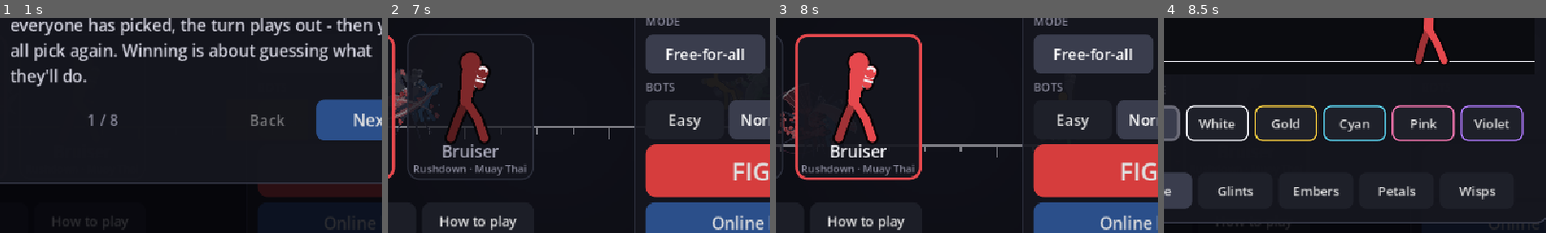
Above: before the commit, frames 1-4 (left to right).
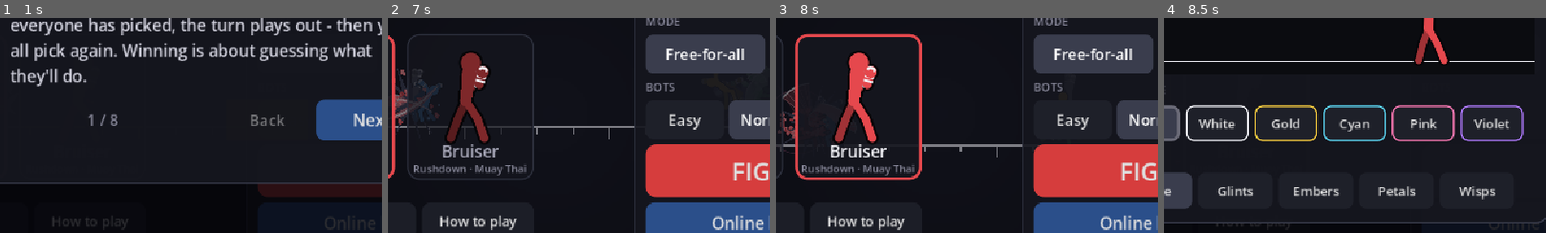
Above: after the commit, the same moments.

Repository: Veriduim/standoff
Game: Godot game, scene res://scenes/main.tscn
Two runs of this game, one before a commit and one after it. Both use one fixed random seed, a clock stepped at 60 frames per second and the inputs below.
Inputs (mouse positions are % of the whole screen's width and height, from its top left):
- Up to frame 1 (1 s): click "Easy" at 0.5 s
- Up to frame 2 (7 s): click "Easy" at 1.25 s; click "Normal" at 2 s; click "Normal" at 2.75 s; click "Replays" at 3.5 s; click "Replays" at 4.25 s; click "Replays" at 5 s; click "Skip" at 5.75 s; click (21, 62) at 6.5 s
- Up to frame 3 (8 s): click (40, 62) at 7.25 s
- Up to frame 4 (8.5 s): click "Style" at 8 s
The pictures show only the part of the screen within x 29-79%, y 41-91%; the shares and areas given below are measured in that part.

Frame 1 is identical in both runs. In frame 2, 0.1% of the frame differs, in the area x 2-5%, y 23-38%; in frame 3, less than 0.1%; in frame 4, nothing differs.

Commit message:
Barrage: slower, every hit with impact; half the after-images
Timmy 15:36-15:37: "more impact by slowing it down or adding more frames.
The attacks I want to have impact on each hit. Also high cross is a bit
too Exaggerated in the end" / "not as many after images. Like half them".
A 10-frame beat per hook (the punch held on contact, then the dash; 76
frames in all, 697 px carried); a hit's "impact" scales its freeze and
shake (sent with the hit event) - the hooks 1.8x, the high cross 1.6x;
his solid after-images 2 at most (were 4).

Co-Authored-By: Claude Opus 5.5 <noreply@anthropic.com>
Claude-Session: https://claude.ai/code/session_01R2BMJXrBvoYP4Xx7LuCm2G

Diff:
--- a/scripts/sim/moves.gd
+++ b/scripts/sim/moves.gd
@@ -537,26 +537,28 @@
 		# (15:11 / 15:23 Timmy: "the first hit lands. Then he does a short dash like movement and hits with the left.
 		# Then repeat right. Then end on the high cross bounce" - five hooks, right to the body, left to the head, each
 		# knocking them back and a dash in after it, about a quarter of the stage in all; then the high left cross wound
-		# right back that pins them flat a frame or two and bounces them up to about one and a half times his height)
-		"barrage": {"name": "Barrage", "tab": "super", "drawn": true, "kind": "super", "frames": 56, "where": "ground", "aim": "facing",
+		# right back that pins them flat a frame or two and bounces them up to about one and a half times his height.
+		# 15:36 "more impact by slowing it down or adding more frames... impact on each hit": a 10-frame beat - the punch
+		# held on contact, then the dash - and every hit freezes and shakes harder ("impact"))
+		"barrage": {"name": "Barrage", "tab": "super", "drawn": true, "kind": "super", "frames": 76, "where": "ground", "aim": "facing",
 			"cost": 250, "invuln": [0, 8], "motion": [[2, 7, 3.0, 0.0]],
-			"follow": {"near": 46.0, "at": [[11, 13], [17, 19], [23, 25], [29, 31], [35, 37]]},
+			"follow": {"near": 46.0, "at": [[13, 16], [23, 26], [33, 36], [43, 46], [53, 55]]},
 			"note": "dashes them back across the stage - then pins them to the floor and they bounce",
 			"hits": [
-				{"from": 8, "to": 9, "box": [8, -82, 70, 30], "dmg": 12, "stun": 18, "kb": [17.4, 0.0], "block": 6, "chip": 2, "group": 0, "tip": "hand_b"},
-				{"from": 14, "to": 15, "box": [8, -100, 70, 30], "dmg": 12, "stun": 18, "kb": [17.4, 0.0], "block": 6, "chip": 2, "group": 1, "tip": "hand_f"},
-				{"from": 20, "to": 21, "box": [8, -82, 70, 30], "dmg": 12, "stun": 18, "kb": [17.4, 0.0], "block": 6, "chip": 2, "group": 2, "tip": "hand_b"},
-				{"from": 26, "to": 27, "box": [8, -100, 70, 30], "dmg": 12, "stun": 18, "kb": [17.4, 0.0], "block": 6, "chip": 2, "group": 3, "tip": "hand_f"},
-				{"from": 32, "to": 33, "box": [8, -82, 70, 30], "dmg": 12, "stun": 18, "kb": [17.4, 0.0], "block": 6, "chip": 2, "group": 4, "tip": "hand_b"},
+				{"from": 8, "to": 9, "box": [8, -82, 70, 30], "dmg": 12, "stun": 18, "kb": [15.8, 0.0], "block": 6, "chip": 2, "group": 0, "tip": "hand_b", "impact": 1.8},
+				{"from": 18, "to": 19, "box": [8, -100, 70, 30], "dmg": 12, "stun": 18, "kb": [15.8, 0.0], "block": 6, "chip": 2, "group": 1, "tip": "hand_f", "impact": 1.8},
+				{"from": 28, "to": 29, "box": [8, -82, 70, 30], "dmg": 12, "stun": 18, "kb": [15.8, 0.0], "block": 6, "chip": 2, "group": 2, "tip": "hand_b", "impact": 1.8},
+				{"from": 38, "to": 39, "box": [8, -100, 70, 30], "dmg": 12, "stun": 18, "kb": [15.8, 0.0], "block": 6, "chip": 2, "group": 3, "tip": "hand_f", "impact": 1.8},
+				{"from": 48, "to": 49, "box": [8, -82, 70, 30], "dmg": 12, "stun": 18, "kb": [15.8, 0.0], "block": 6, "chip": 2, "group": 4, "tip": "hand_b", "impact": 1.8},
 				# (the finish: the high cross into the floor - pinned, then the bounce; 14:33 "launching upwards is weird")
-				{"from": 41, "to": 43, "box": [6, -104, 64, 104], "dmg": 40, "stun": 34, "kb": [0.0, 2.0], "block": 14, "chip": 4, "group": 5,
-					"bounce": true, "bounce_up": 12.1, "bounce_x": 7.0, "pin": 2, "tip": "hand_f"},   # (his left - 15:21;
-					# 15:29 the bounce carries them on a little)
+				{"from": 61, "to": 63, "box": [6, -104, 64, 104], "dmg": 40, "stun": 34, "kb": [0.0, 2.0], "block": 14, "chip": 4, "group": 5,
+					"bounce": true, "bounce_up": 12.1, "bounce_x": 7.0, "pin": 2, "tip": "hand_f", "impact": 1.6},   # (his left -
+					# 15:21; 15:29 the bounce carries them on a little)
 			],
 			# (15:21 "These do not flow at all": a dash in, the next arm cocked, between every two)
-			"pose": [[0, "b_idle"], [4, "b_fl_wb"], [8, "b_fl_b"], [11, "b_fl_wa"], [14, "b_fl_a"], [17, "b_fl_wb"],
-				[20, "b_fl_b"], [23, "b_fl_wa"], [26, "b_fl_a"], [29, "b_fl_wb"], [32, "b_fl_b"], [35, "b_over_load"],
-				[40, "b_over_top"], [41, "b_overhand"], [52, "b_idle"]], "icon": "b_fl_a"},
+			"pose": [[0, "b_idle"], [4, "b_fl_wb"], [8, "b_fl_b"], [13, "b_fl_wa"], [18, "b_fl_a"], [23, "b_fl_wb"],
+				[28, "b_fl_b"], [33, "b_fl_wa"], [38, "b_fl_a"], [43, "b_fl_wb"], [48, "b_fl_b"], [53, "b_over_load"],
+				[60, "b_over_top"], [61, "b_overhand"], [72, "b_idle"]], "icon": "b_fl_a"},
 		"clinchfury": {"name": "Clinch Fury", "tab": "super", "kind": "grab", "frames": 64, "where": "ground", "aim": "facing",
 			"cost": 375, "no_cancel": true, "motion": [[2, 6, 5.0, 0.0]],
 			"note": "a clinch that won't let go: three knees and an elbow",
--- a/scripts/sim/sim.gd
+++ b/scripts/sim/sim.gd
@@ -1738,6 +1738,8 @@
 		extra["spot"] = int(e["spot"])
 	if e.get("fling", false):   # (the screen: a ring of air where it lands, cracks in the floor)
 		extra["fling"] = true
+	if e.has("impact"):   # (the screen: its freeze and shake this many times over - 15:36 "impact on each hit")
+		extra["impact"] = float(e["impact"])
 	_event(type, a, d, dmg, extra)
 
 
--- a/scripts/tests/sim_test.gd
+++ b/scripts/tests/sim_test.gd
@@ -1248,7 +1248,7 @@
 	var br_x := []
 	var br_pin := 0
 	var br_top := 0.0
-	for _i in 100:
+	for _i in 130:
 		br.events.clear()
 		br.step()
 		for br_ev: Dictionary in br.events:
--- a/scripts/ui/fx.gd
+++ b/scripts/ui/fx.gd
@@ -48,6 +48,7 @@
 var split := 0.0             ## the colour split (0-1, fading) - the screens' post shader reads it
 var split_at := Vector2.ZERO ## (world) where it splits from
 var style := ""              ## the next hit's look (StageView sets it): "slash" her fans, "wave" the ripple, else blunt
+var impact := 1.0            ## the next hit's freeze and shake, this many times over (a move's hit can ask - Barrage's)
 var cutin := {}              ## a super's cut-in: {id, col, title, pose, face, age, life} (screen space - draw_cutin)
 var _rng := RandomNumberGenerator.new()
 static var _bold: FontVariation
@@ -73,7 +74,7 @@
 ## 41, the K.O. Punch 21 - so the big ones smoke.
 const SMOKE_PX := 11.0
 const SOLID := Color("#8f93a1")   ## the Bruiser's rush copies: solid grey (the red brawler in the 14:09 video)
-const AFTER_SOLID := 4       ## solid copies a fighter at most
+const AFTER_SOLID := 2       ## solid copies a fighter at most (15:37 "not as many after images. Like half them")
 
 
 func frozen() -> bool:
@@ -290,8 +291,9 @@
 				_add("rring", at, Vector2.ZERO, 0.26, Color.WHITE, 48.0 * s)
 			if dmg >= HUGE_HIT and type != "armor":   # (14:09 19 Oct: a giant starburst and rings, sized by the screen -
 				_big(at, by)                           # 23 Oct "way too much": the knockout-size hits only)
-			freeze(clampf(0.04 + float(dmg) * 0.0018, 0.05, 0.14), victim)
-			kick(clampf(float(dmg) * 0.1, 1.5, 5.0))
+			freeze(clampf(0.04 + float(dmg) * 0.0018, 0.05, 0.14) * impact, victim)
+			kick(clampf(float(dmg) * 0.1, 1.5, 5.0) * impact)
+			impact = 1.0
 		"block":   # (a guard arc - red when blocked at the wrong height; a big one for a Push Block)
 			_add("guard", at, Vector2.ZERO, 0.2 if not push else 0.3, Color("#ff7a7a") if counter else BLOCK,
 					30.0 if not push else 48.0, -face)
--- a/scripts/ui/stage_view.gd
+++ b/scripts/ui/stage_view.gd
@@ -269,6 +269,7 @@
 	var reeling := d < prev.size() and int(prev[d][5]) == 1
 	if type == "hit":
 		fx.style = _hit_style(e, a)
+		fx.impact = float(e.get("impact", 1.0))
 		_sfx_style = fx.style
 	fx.on_event(type, at, face, int(e.get("dmg", 0)), colour_of(a), d, colour_of(d), reeling, n + d,
 			bool(e.get("counter", false)) or bool(e.get("worse", false)), bool(e.get("push", false)))
